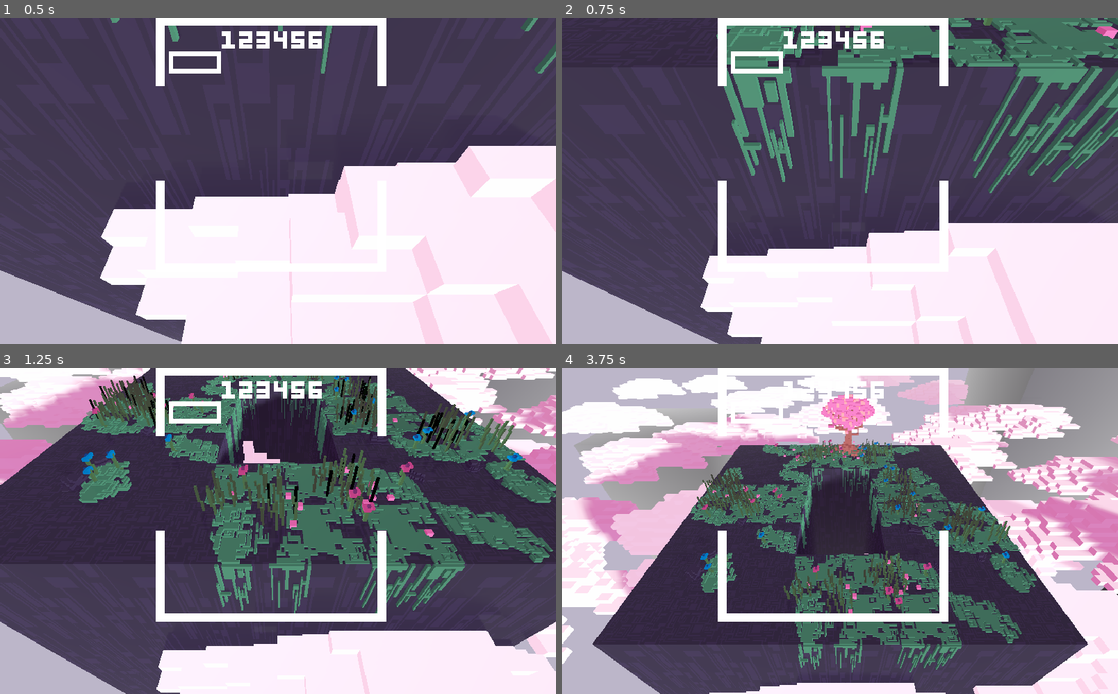
Above: before the commit, frames 1-4 (two rows, left to right).
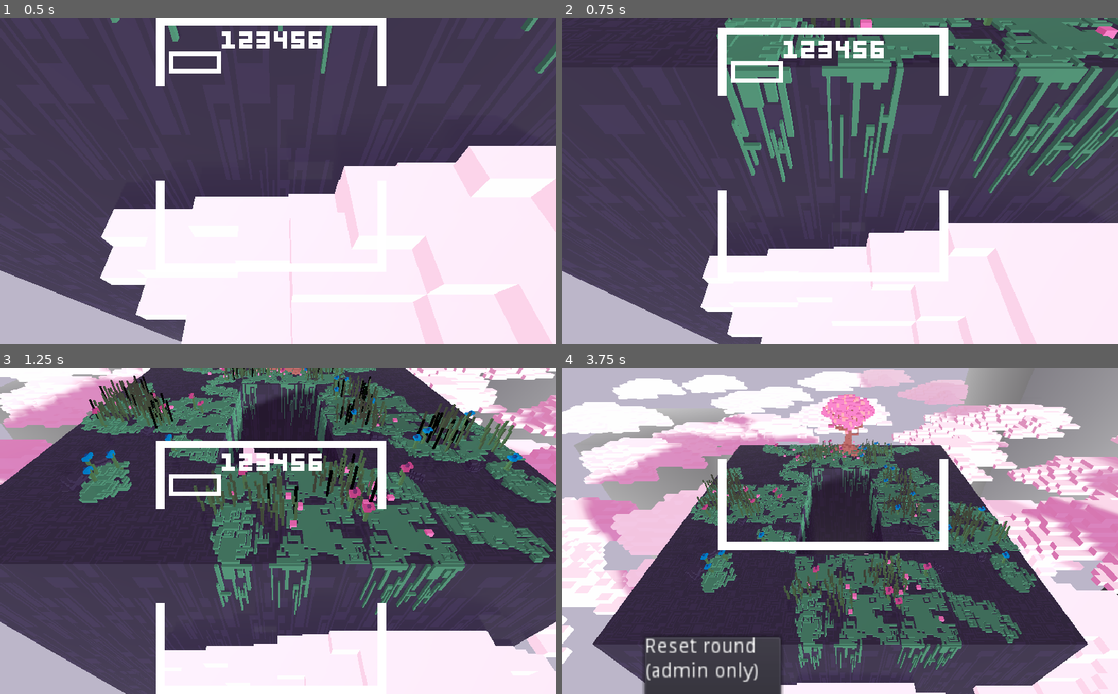
Above: after the commit, the same moments.

Repository: albielee/NSE_Challenge_Game
Game: Godot game, scene res://Worlds/world.tscn
Same seed, same stepped clock (60 frames per second), same inputs: the game is played once before the commit and once after it. This scene is started directly instead of the project's main scene.
Inputs (mouse positions are in pixels of both pictures, inside the frame that each line leads up to):
- Up to frame 1 (0.5 s): no input
- Up to frame 2 (0.75 s): tap Enter at 0.5 s; move the mouse to (962, 164) at 0.52 s; hold Right (move_right) from 0.53 s (still down); hold Tab (scoreboard) from 0.53 s (still down); click (962, 164) at 0.67 s
- Up to frame 3 (1.25 s): keep holding Right (move_right); keep holding Tab (scoreboard)
- Up to frame 4 (3.75 s): move the mouse to (728, 547) at 1.27 s; release Right (move_right) at 1.28 s; release Tab (scoreboard) at 1.28 s; hold Down (move_down) 1.28-2.03 s; tap Space (move_dash) at 1.35 s; tap Tab (scoreboard) at 1.55, 2.3, 3.05 s; move the mouse to (895, 459) at 2.02 s; hold Right (move_right) 2.03-2.78 s; hold Right mouse button (pull) 2.03-2.78 s; move the mouse to (812, 596) at 2.77 s; hold Up (move_up) 2.78-3.53 s; click (812, 596) at 2.85 s; move the mouse to (1006, 579) at 3.52 s; hold Left (move_left) from 3.53 s (still down); hold Tab (scoreboard) from 3.53 s (still down)

Frame 1 is identical in both runs. In frame 2, 3.1% of the frame differs, in the area x 28-70%, y 0-81%; in frame 3, 6.9%; in frame 4, 6.9%, in the area x 14-70%, y 0-100%.

Commit message:
Scoreboard sliding

Diff:
--- a/NSE_Challenge_Game/Controllers/roundController.gd
+++ b/NSE_Challenge_Game/Controllers/roundController.gd
@@ -19,6 +19,12 @@
 var fall_time = 5
 var fall_timer
 
+
+var slide_max_speed = 20
+var slide_speed = 0
+var slide_accel = 10
+var scoreboard_sliding = false
+var scoreboard_open = false
 var shake = 0
 
 var round_timer
@@ -46,6 +52,9 @@
 		create_scores()
 		initialise_scoreboard()
 		create_round_timer()
+
+	if(scoreboard_sliding):
+		slide(delta)
 
 	if(shake > 0):
 		shake -= 1
@@ -61,9 +70,50 @@
 				rpc("increase_score",last_player)
 			var winner = check_for_winner()
 			if(!winner):
-				restart_round()
+				show_scoreboard()
+				#restart_round()
 			else:
 				rpc("show_result_message")
+
+func show_scoreboard():
+	if get_tree().is_network_server():
+		rpc("show_scoreboard")
+
+	open_scoreboard()
+
+func open_scoreboard():
+	scoreboard_sliding = true
+	scoreboard_open = true
+
+func close_scoreboard():
+	scoreboard_sliding = true
+	scoreboard_open = false
+
+func slide(delta):
+	var slide_y = 0
+	var mul = 1
+	if(scoreboard_open):
+		mul = -1
+		slide_y = 100
+	else:
+		mul = 1
+		slide_y = -100
+	if(slide_speed < slide_max_speed):
+		slide_speed += slide_accel*delta
+	$Scoreboard.rect_global_position.y -= slide_speed*mul
+	#stop when arrived
+	if(scoreboard_open):
+		if(($Scoreboard.rect_global_position.y < (slide_y+$Scoreboard.rect_global_position.y*0.1) and
+			$Scoreboard.rect_global_position.y > (slide_y-$Scoreboard.rect_global_position.y*0.1))):#:
+			$Scoreboard.rect_global_position.y = slide_y
+			print("OH")
+			slide_speed = 0
+			scoreboard_sliding = false
+	elif($Scoreboard.rect_global_position.y < (slide_y+$Scoreboard.rect_global_position.y*0.1)):
+		print("AH")
+		slide_speed = 0
+		scoreboard_sliding = false
+
 
 func show_result_message():
 	var players = get_tree().get_nodes_in_group("player")
@@ -153,9 +203,11 @@
 
 func _input(event):
 	if event.is_action_pressed("scoreboard"):
-		$Scoreboard.visible = true
+		#$Scoreboard.visible = true
+		open_scoreboard()
 	elif event.is_action_released("scoreboard"):
-		$Scoreboard.visible = false
+		#$Scoreboard.visible = false
+		close_scoreboard()
 
 func initialise_scoreboard():
 	var play_num = get_player_count()
Not shown: 2 places in NSE_Challenge_Game/Menu/lobby.tscn that only renumber resources
